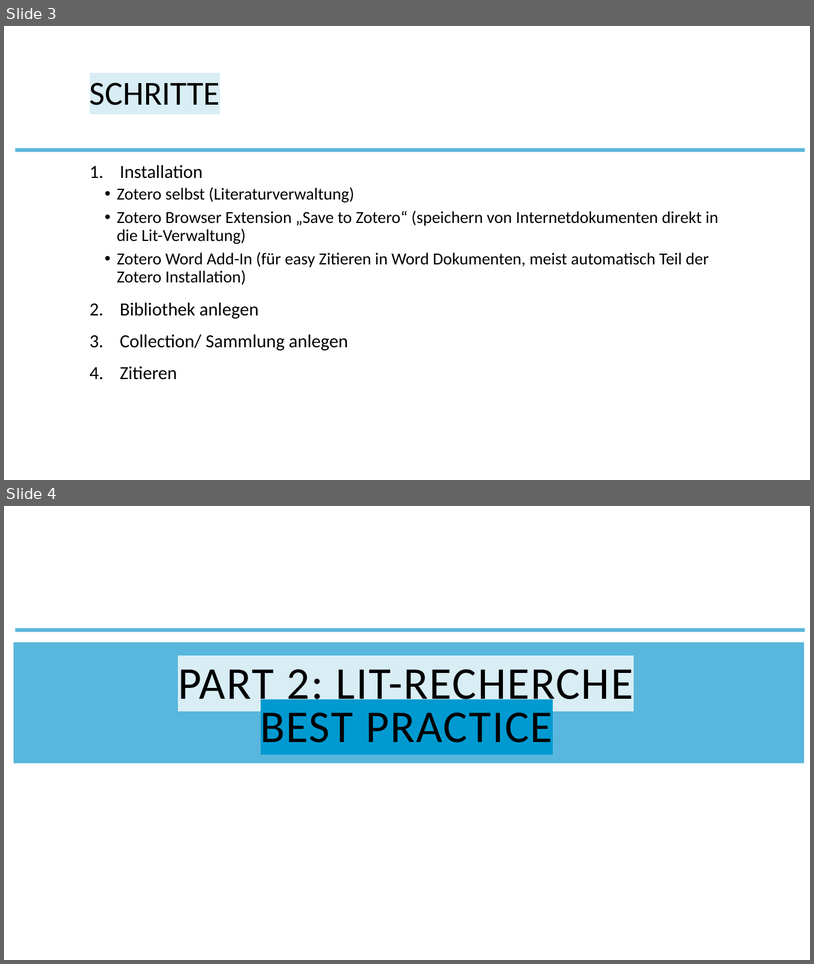
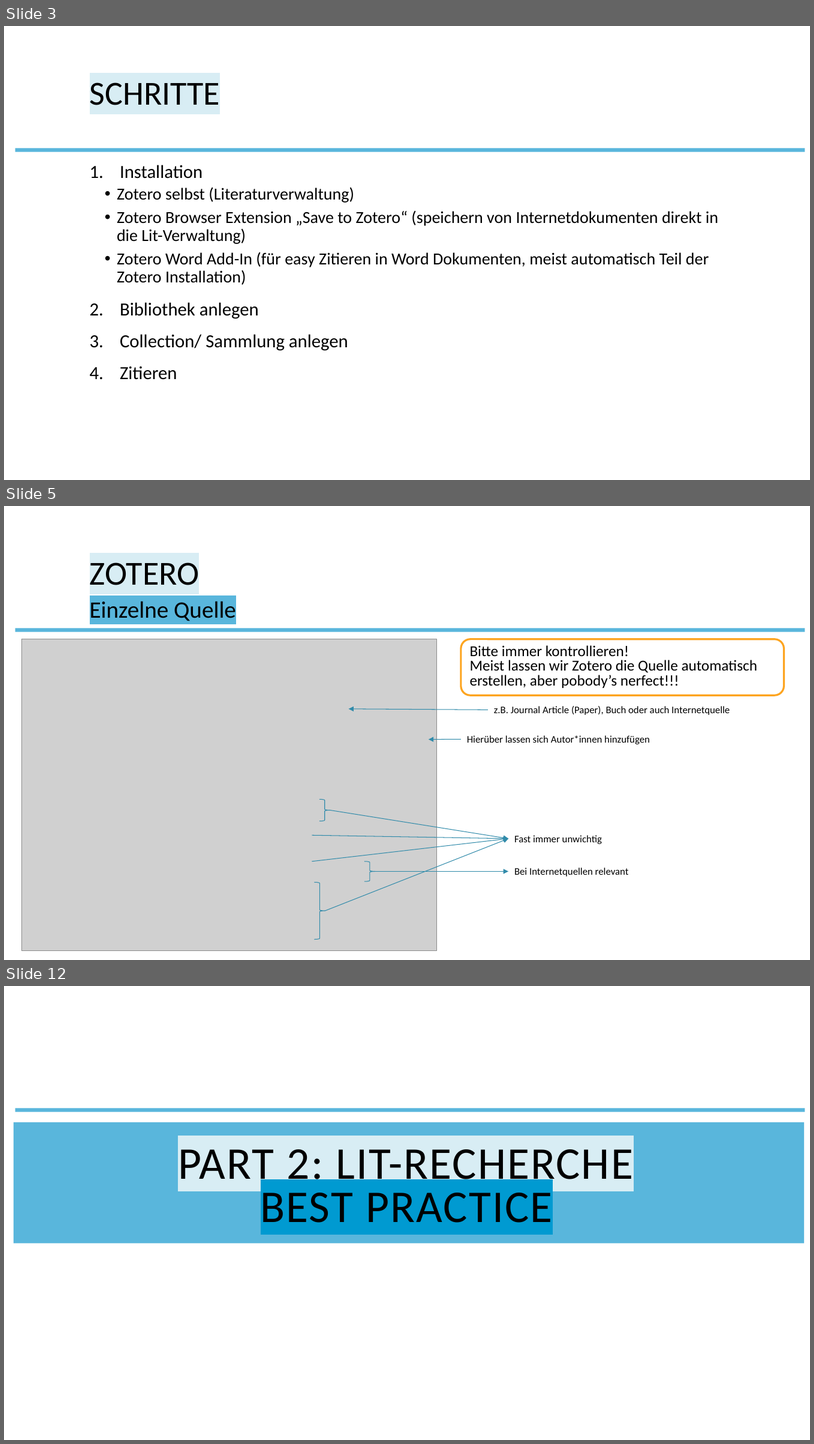
Before and after one commit to the-tave/stats-picker, a slide deck: How_to_Zotero.pptx. Shown one above the other, each under a label of ours: slides 3 and 4 before the commit, slides 3, 5 and 12 after it; the slides between them are not shown. The pictures are 814x964 and 814x1444 pixels, drawn with LibreOffice and Linux fonts; fonts in the diff are those of the drawing; grey boxes stand for pictures; background and template pictures are left out. Boxes give left, top, right and bottom in pixels: in the first picture for what was removed or moved away, otherwise in the second. Text is boxed around its words. In the diff, an @@ line names an element or a change of style, - is before the commit and + after.

```diff
--- a/How_to_Zotero.pptx
+++ b/How_to_Zotero.pptx
@@ slide 5 added at [4,506,810,960], background #FFFFFF; not listed: 1 template element that a slide beside it also shows @@
@@ title added at [90,562,200,585], 40 pt, text #000000 @@
+ZOTERO
@@ text added at [90,601,236,621], 28 pt, text #000000 @@
+Einzelne Quelle
@@ picture added at [22,639,437,950] @@
@@ text added at [461,639,785,696], outline #FDA41F 2.25 pt, 18 pt, text #000000 @@
+Bitte immer kontrollieren!
+Meist lassen wir Zotero die Quelle automatisch erstellen, aber pobody’s nerfect!!!
@@ arrow added from (489, 710) to (349, 709), #318BAA 0.75 pt @@
@@ text added at [494,706,730,715], 12 pt, text #000000 @@
+z.B. Journal Article (Paper), Buch oder auch Internetquelle
@@ arrow added from (461, 739) to (429, 739), #318BAA 0.75 pt @@
@@ text added at [467,735,650,744], 12 pt, text #000000 @@
+Hierüber lassen sich Autor*innen hinzufügen
@@ right brace added at [320,799,330,820], outline #318BAA 0.75 pt @@
@@ arrow added from (330, 810) to (509, 838), #318BAA 0.75 pt @@
@@ arrow added from (312, 835) to (509, 838), #318BAA 0.75 pt @@
@@ arrow added from (312, 861) to (509, 838), #318BAA 0.75 pt @@
@@ arrow added from (325, 911) to (509, 838), #318BAA 0.75 pt @@
@@ text added at [515,835,602,844], 12 pt, text #000000 @@
+Fast immer unwichtig
@@ right brace added at [365,861,375,881], outline #318BAA 0.75 pt @@
@@ right brace added at [314,882,325,939], outline #318BAA 0.75 pt @@
@@ arrow added from (375, 871) to (509, 871), #318BAA 0.75 pt @@
@@ text added at [515,867,629,876], 12 pt, text #000000 @@
+Bei Internetquellen relevant
@@ what was slide 4 is now slide 12 @@
```
Also in this commit, not shown: 11 other slides added, 1 slide removed, 15 other files.
